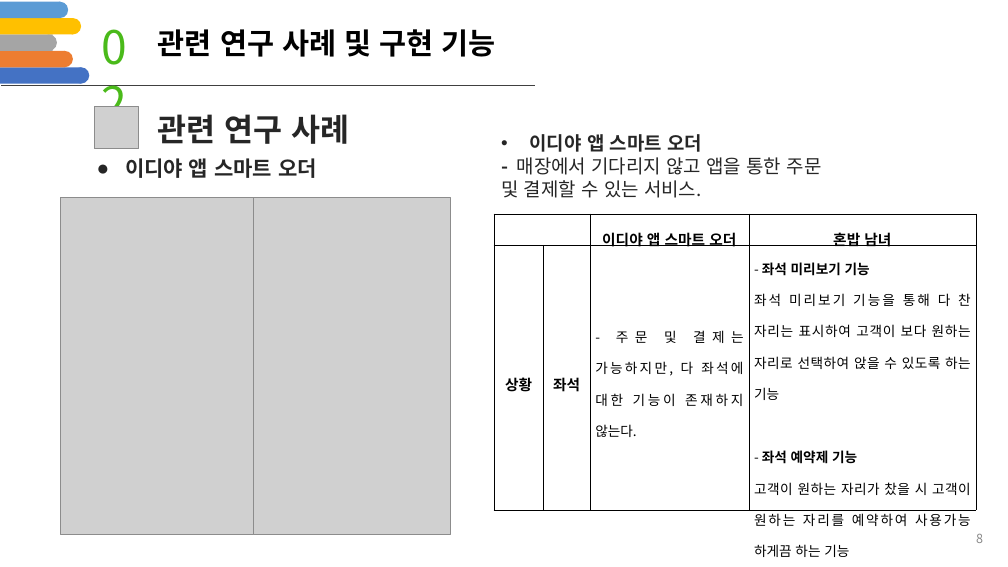
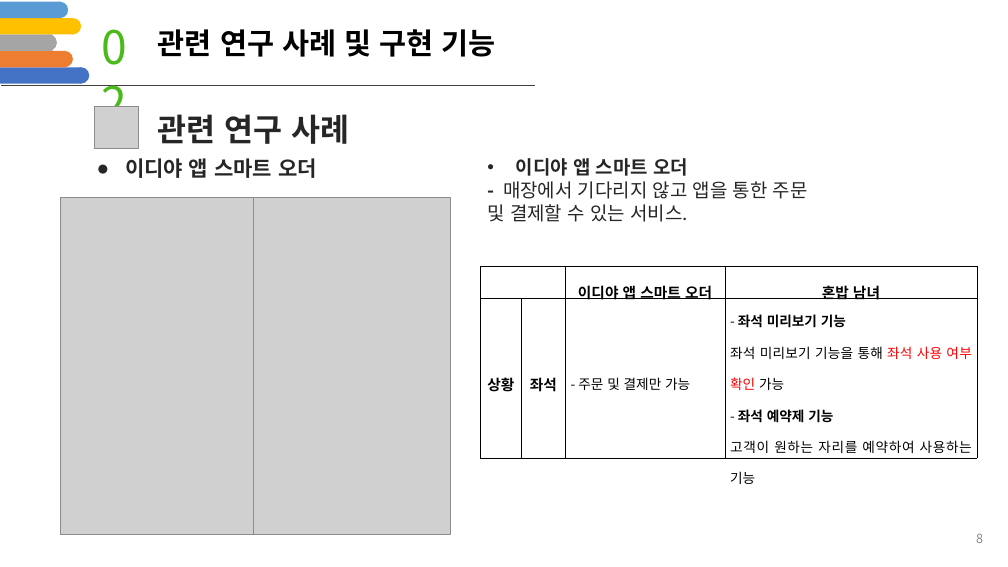
Before and after one commit to PilWooKang/graduateproject, a slide deck: slide 8 of 제안서(강필우,송재호,오준혁,김주형).pptx. Drawn at 1008x567 pixels with LibreOffice and Linux fonts; fonts in the diff are those of the drawing; grey boxes stand for pictures; background and template pictures are left out. Boxes give left, top, right and bottom in pixels: in the first picture for what was removed or moved away, otherwise in the second. Text is boxed around its words. In the diff, an @@ line names an element or a change of style, - is before the commit and + after.

```diff
--- a/제안서(강필우,송재호,오준혁,김주형).pptx
+++ b/제안서(강필우,송재호,오준혁,김주형).pptx
@@ text "이디야 앱 스마트 오더": place and size @@
-text "이디야 앱 스마트 오더" at <box>501,134,822,198</box>
+text "이디야 앱 스마트 오더" at <box>487,158,808,222</box>
@@ table at <box>480,267,978,488</box> @@
-row 2, column 3: - 주문 및 결제는 가능하지만, 다 좌석에 대한 기능이 존재하지 않는다.
+row 2, column 3: - 주문 및 결제만 가능
-row 2, column 4: - 좌석 미리보기 기능 / 좌석 미리보기 기능을 통해 다 찬 자리는 표시하여 고객이 보다 원하는 자리로 선택하여 앉을 수 있도록 하는 기능 / - 좌석 예약제 기능 / 고객이 원하는 자리가 찼을 시 고객이 원하는 자리를 예약하여 사용가능 하게끔 하는 기능
+row 2, column 4: - 좌석 미리보기 기능 / 좌석 미리보기 기능을 통해 좌석 사용 여부 확인 가능 / - 좌석 예약제 기능 / 고객이 원하는 자리를 예약하여 사용하는 기능
@@ table: place and size @@
-table at <box>494,214,977,561</box>
+table at <box>480,267,978,488</box>
```
Also in this commit, not shown: 10 other slides changed, 1 slide removed.
